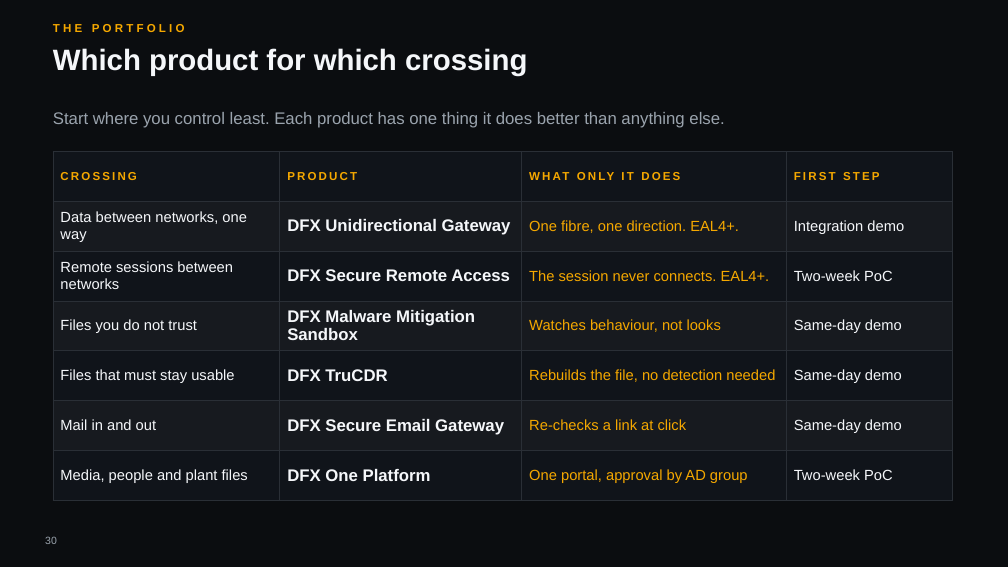
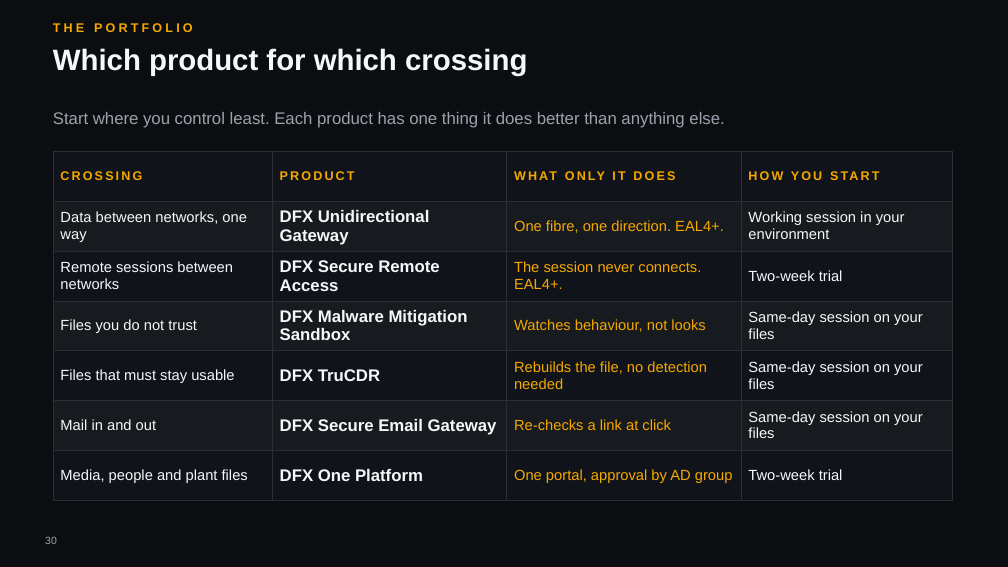
Before and after one commit to hybridus/DFX_Marketing, a slide deck: slide 30 of Projects/03_Presales_Master_Deck/pilot/DFX_Master_deck.pptx. Drawn at 1008x567 pixels with LibreOffice and Linux fonts; fonts in the diff are those of the drawing; background and template pictures are left out. Boxes give left, top, right and bottom in pixels: in the first picture for what was removed or moved away, otherwise in the second. Text is boxed around its words. In the diff, an @@ line names an element or a change of style, - is before the commit and + after.

```diff
--- a/Projects/03_Presales_Master_Deck/pilot/DFX_Master_deck.pptx
+++ b/Projects/03_Presales_Master_Deck/pilot/DFX_Master_deck.pptx
@@ text "THE PORTFOLIO" at (53,23,193,32): size 11 to 12 pt @@
@@ table at (53,151,953,487) @@
-row 1, column 4: FIRST STEP
+row 1, column 4: HOW YOU START
-row 2, column 4: Integration demo
+row 2, column 4: Working session in your environment
-row 3, column 4: Two-week PoC
+row 3, column 4: Two-week trial
-row 4, column 4: Same-day demo
+row 4, column 4: Same-day session on your files
-row 5, column 4: Same-day demo
+row 5, column 4: Same-day session on your files
-row 6, column 4: Same-day demo
+row 6, column 4: Same-day session on your files
-row 7, column 4: Two-week PoC
+row 7, column 4: Two-week trial
@@ size 11 to 12 pt in "CROSSING", "PRODUCT", "WHAT ONLY IT DOES" @@
```
Also in this commit, not shown: 35 other slides changed, 1 slide added, 1 slide removed, 8 other files.
